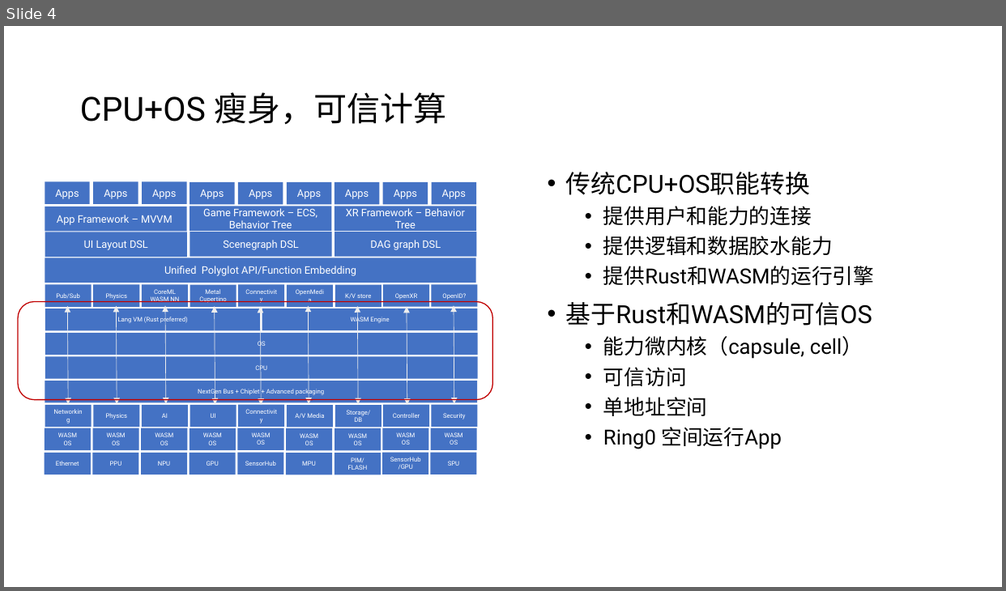
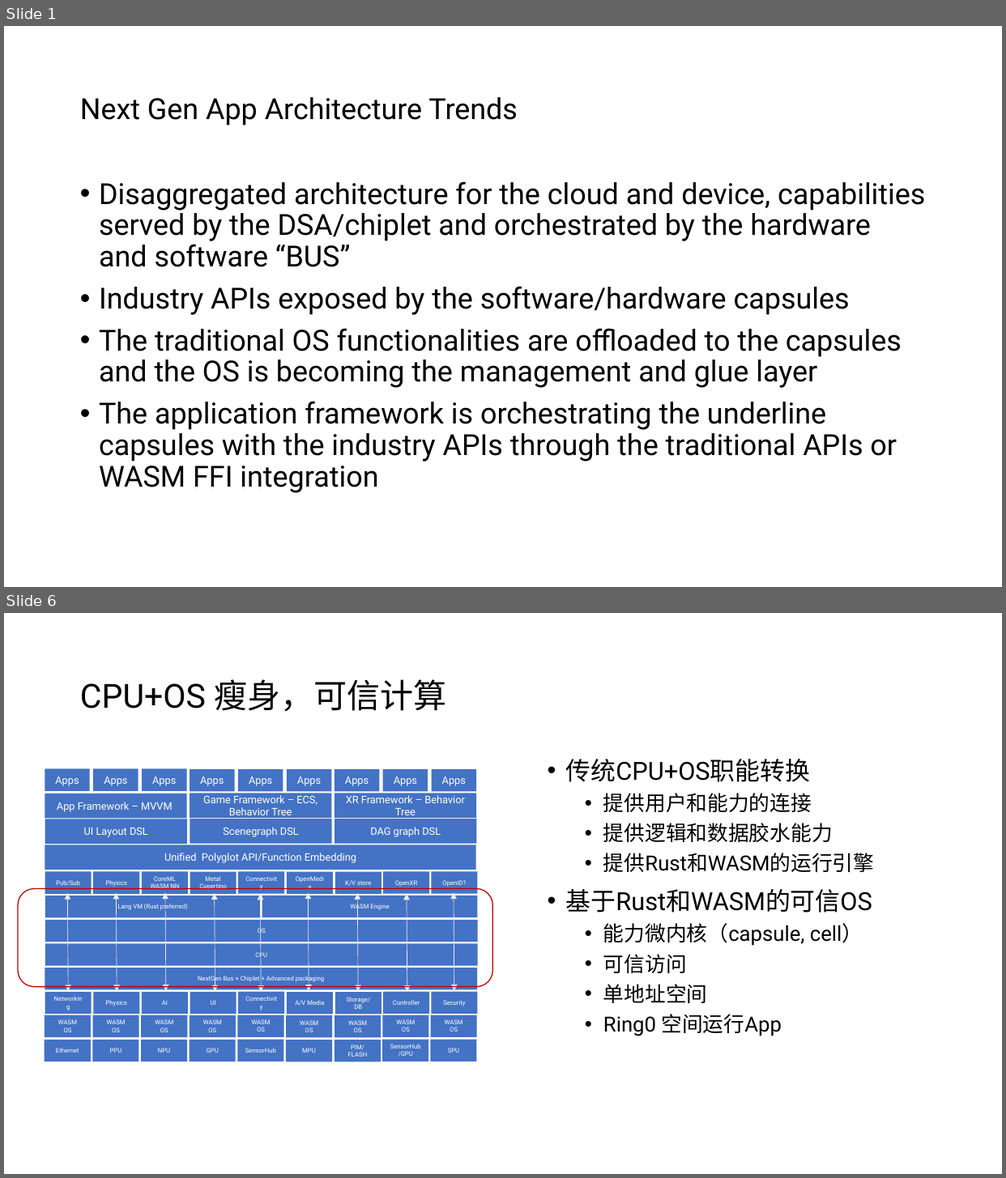
Before and after one commit to sbagga/mistyminds, a slide deck: _posts/Next Gen App Architecture.pptx. Shown one above the other, each under a label of ours: slide 4 before the commit, slides 1 and 6 after it; the slides between them are not shown. The pictures are 1006x591 and 1006x1178 pixels, drawn with LibreOffice and Linux fonts; fonts in the diff are those of the drawing. Boxes give left, top, right and bottom in pixels: in the first picture for what was removed or moved away, otherwise in the second. Text is boxed around its words. In the diff, an @@ line names an element or a change of style, - is before the commit and + after.

```diff
--- a/_posts/Next Gen App Architecture.pptx
+++ b/_posts/Next Gen App Architecture.pptx
@@ slide 1 added at (x1=4, y1=26, x2=1002, y2=587), background #FFFFFF @@
@@ title added at (x1=80, y1=97, x2=518, y2=126), 28 pt, text #000000 @@
+Next Gen App Architecture Trends
@@ text added at (x1=99, y1=182, x2=925, y2=493), 28 pt, text #000000 @@
+• Disaggregated architecture for the cloud and device, capabilities served by the DSA/chiplet and orchestrated by the hardware and software “BUS”
+• Industry APIs exposed by the software/hardware capsules
+• The traditional OS functionalities are offloaded to the capsules and the OS is becoming the management and glue layer
+• The application framework is orchestrating the underline capsules with the industry APIs through the traditional APIs or WASM FFI integration
@@ what was slide 4 is now slide 6 @@
```
Also in this commit, not shown: 3 slides changed, 4 other slides added, 1 slide removed, 1 other file.
